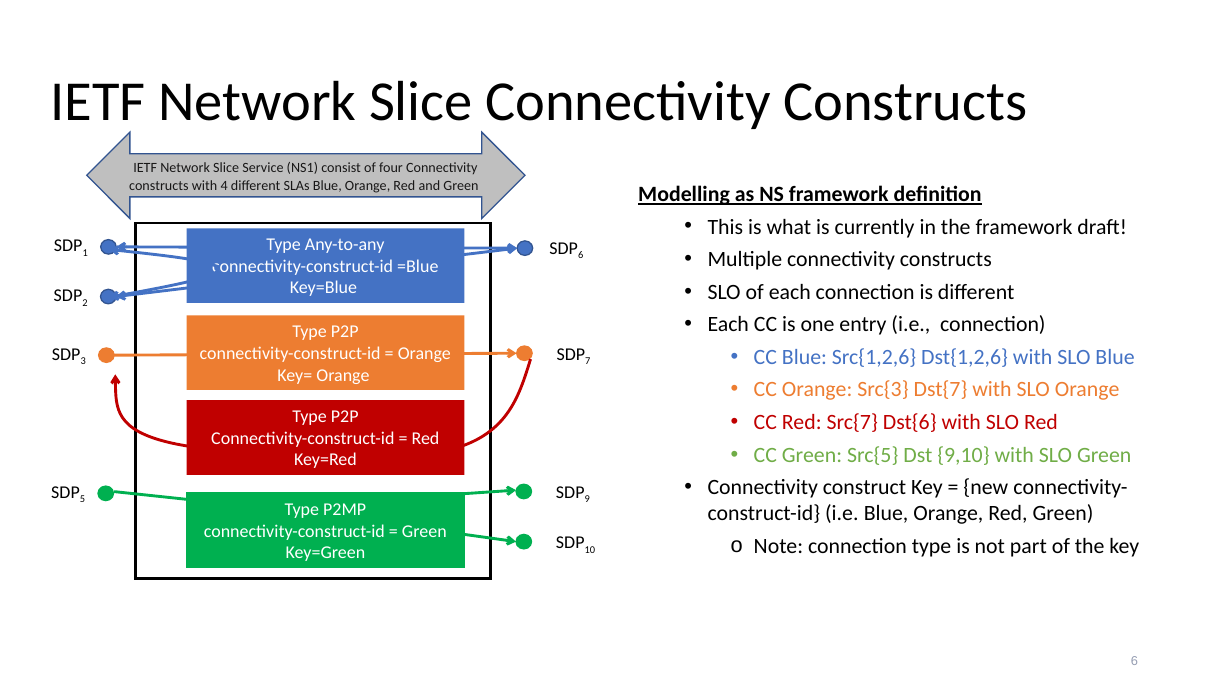
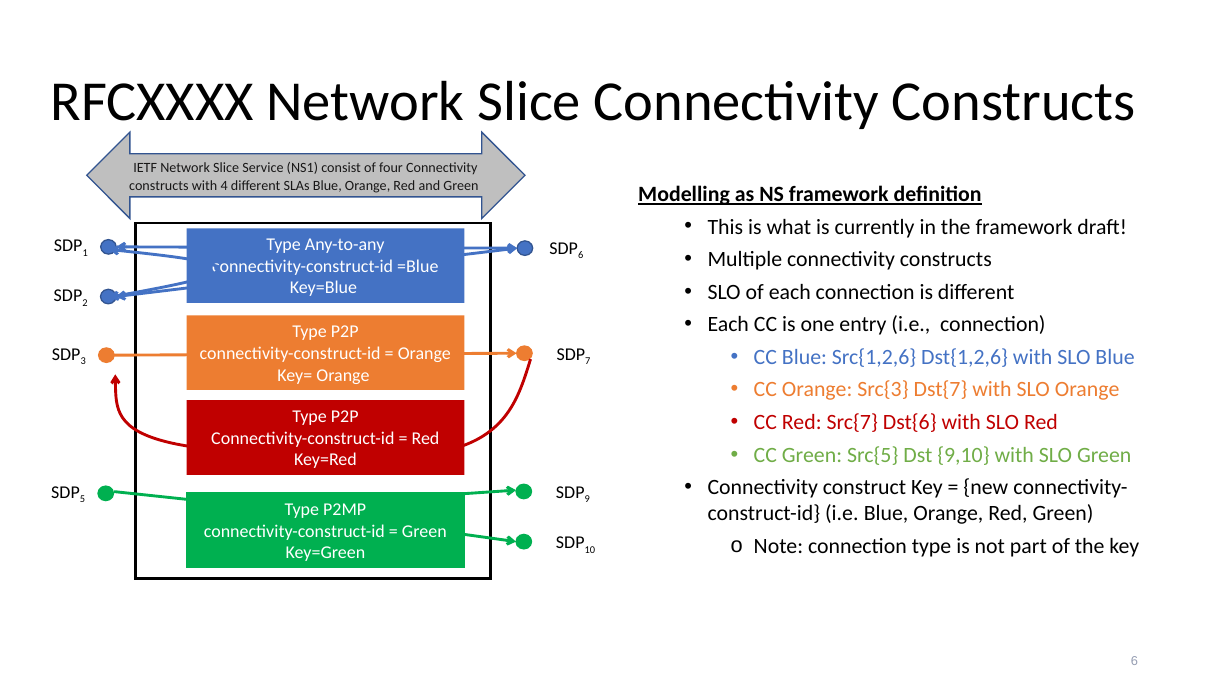
Before and after one commit to IETF-TEAS-WG/network-slice-topology, a slide deck: slide 6 of meeting-materials/draft-liu-teas-transport-network-slice-yang-07-ietf-118.pptx. Drawn at 1232x693 pixels with LibreOffice and Linux fonts; fonts in the diff are those of the drawing; background and template pictures are left out. Boxes give left, top, right and bottom in pixels: in the first picture for what was removed or moved away, otherwise in the second. Text is boxed around its words. In the diff, an @@ line names an element or a change of style, - is before the commit and + after.

```diff
--- a/meeting-materials/draft-liu-teas-transport-network-slice-yang-07-ietf-118.pptx
+++ b/meeting-materials/draft-liu-teas-transport-network-slice-yang-07-ietf-118.pptx
@@ title at bbox=[50, 80, 1136, 134]: text changed @@
-IETF Network Slice Connectivity Constructs
+RFCXXXX Network Slice Connectivity Constructs
```
Also in this commit, not shown: 3 other slides changed.
